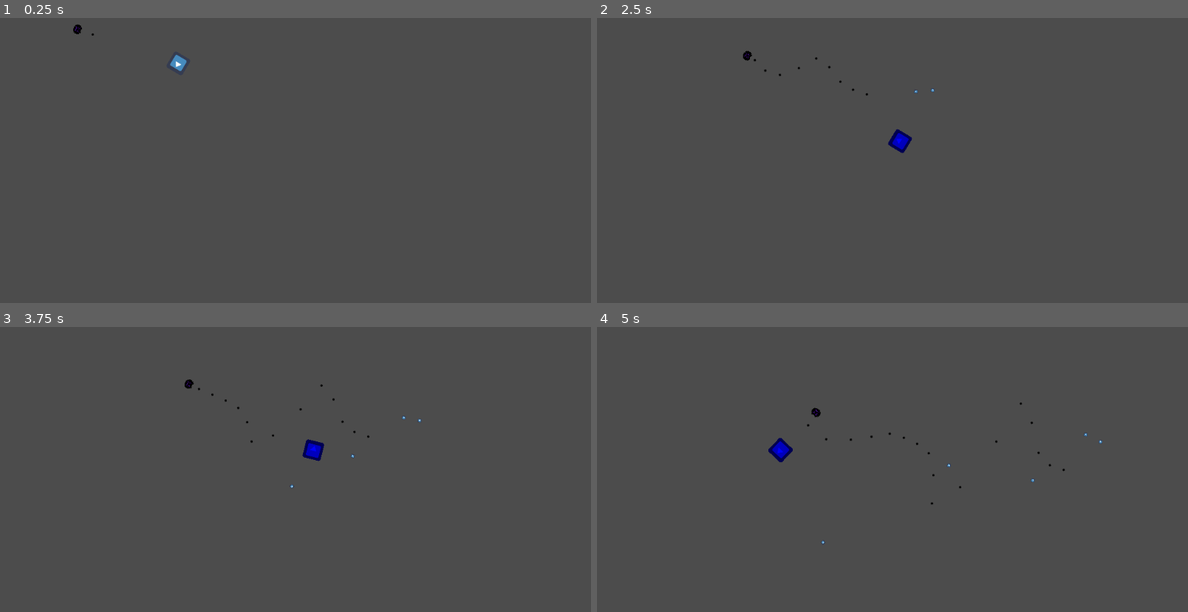
Above: before the commit, frames 1-4 (two rows, left to right).
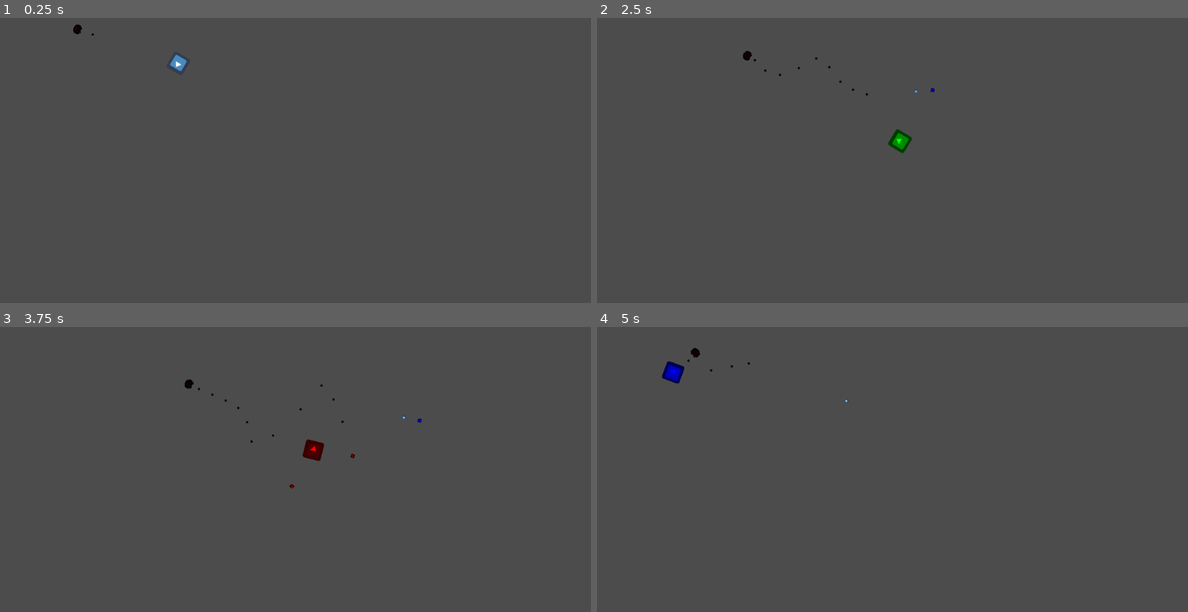
Above: after the commit, the same moments.

Repository: JuanG10/boss
Game: Godot game, scene res://proof of concept.tscn
Two runs of this game, one before a commit and one after it. Both use one fixed random seed, a clock stepped at 60 frames per second and the inputs below. The engine's default icon, where the game draws it, is replaced by a stand-in: a white triangle on a blue panel in a dark square.
Inputs (mouse positions are in pixels of both pictures, inside the frame that each line leads up to):
- Up to frame 1 (0.25 s): no input
- Up to frame 2 (2.5 s): tap Enter (ui_accept) at 0.5, 0.77, 1.07, 1.52, 1.55, 1.82 s; move the mouse to (1022, 112) at 0.52 s; press the mouse at (1022, 112) at 0.53 s; hold D (right) 0.53-1.28 s; tap E (next_color) at 0.6, 2.3 s; move the mouse to (774, 146) at 1.27 s; release the mouse at (774, 146) at 1.28 s; hold S (down) 1.28-2.03 s; click (774, 146) at 1.35 s; move the mouse to (951, 55) at 2.02 s; hold D (right) from 2.03 s (still down); hold Enter (ui_accept) from 2.03 s (still down)
- Up to frame 3 (3.75 s): move the mouse to (265, 509) at 2.77 s; release D (right) at 2.78 s; release Enter (ui_accept) at 2.78 s; hold Up (ui_up) 2.78-3.53 s; tap E (next_color) at 2.85 s; tap Enter (ui_accept) at 3.02, 3.32, 3.5 s; click (265, 509) at 3.05 s; move the mouse to (472, 492) at 3.52 s; press the mouse at (472, 492) at 3.53 s; hold A (left) from 3.53 s (still down)
- Up to frame 4 (5 s): keep holding A (left); tap Enter (ui_accept) at 3.77, 3.8, 4.07, 4.52, 4.82 s; move the mouse to (715, 386) at 4.27 s; release the mouse at (715, 386) at 4.28 s; tap E (next_color) at 4.35 s

The runs differ from the first frame. In frame 1, less than 0.1% of the frame differs, in the area x 12-14%, y 2-6%; in frame 2, 0.2%; in frame 3, 0.2%; in frame 4, 0.6%, in the area x 11-86%, y 7-77%.

Commit message:
colores jugador

Diff:
--- a/Enemies/BasicEnemy/BasicEnemy.gd
+++ b/Enemies/BasicEnemy/BasicEnemy.gd
@@ -5,6 +5,10 @@
 var friction = 0.95
 var target := Vector2.ZERO
 var velocity := Vector2.ZERO
+var rng = RandomNumberGenerator.new()
+var colores = [Color(0, 0, 1),Color(0,1,0),Color(1,0,0),Color(0.937255,0.796078,0.031373)]
+var color_default
+
 
 var health = 45
 var dmg = 20
@@ -17,10 +21,17 @@
 	timer.set_one_shot(true)
 	timer.set_wait_time(.3)
 	add_child(timer)
+	color_default = color_random()
+	$Sprite.modulate = color_default
+
 
 #acá habría que agregar el color y las colisiones
 func initialize(t):
 	player = t
+
+func color_random():
+	rng.randomize()
+	return colores[rng.randi_range(0, 3)]
 
 func _process(delta):
 	target = player.global_position - global_position
@@ -39,7 +50,7 @@
 		queue_free()
 
 func _on_area_entered(area):
-	if area.name == "pBullet":
+	if area.name.findn("pBullet") == 1 && player.modulate_color() == $Sprite.modulate:
 		takeDamage(player.dmg)
 		area.remove()
 	if area.name == player.name:
@@ -47,6 +58,7 @@
 
 func shoot():
 	var b = Bullet.instance()
+	b.color_set(color_default)
 	b.start($Muzzle.global_position, rotation, player, dmg)
 	get_parent().add_child(b)
 	timer.start()
--- a/Enemies/BasicEnemy/BasicEnemy.tscn
+++ b/Enemies/BasicEnemy/BasicEnemy.tscn
@@ -17,3 +17,4 @@
 
 [node name="Muzzle" type="Position2D" parent="."]
 position = Vector2( 8.37688, 0.0590906 )
+[connection signal="area_entered" from="." to="." method="_on_area_entered"]
--- a/Enemies/Bullet.gd
+++ b/Enemies/Bullet.gd
@@ -16,9 +16,16 @@
 	position += velocity
 
 func _on_player_collision(area):
-	if area == player:
-		player.takeDamage(dmg)
-		remove()
+	print($Sprite.modulate == player.modulate_color())
+	#print(area.name , "esto es")
+	#print(player.name)
+	if area.name == "Area2D" && $Sprite.modulate == player.modulate_color():
+			print("entra")
+			player.takeDamage(dmg)
+			remove()
+
+func color_set(un_color):
+	$Sprite.modulate = un_color
 
 func remove():
 	get_parent().remove_child(self)
--- a/Player.gd
+++ b/Player.gd
@@ -9,6 +9,12 @@
 var magnet_radius = 10
 
 var timer = Timer.new()
+
+var colores = [Color(0, 0, 1),Color(0,1,0),Color(1,0,0),Color(0.937255,0.796078,0.031373)]
+var n      = 0
+var color_activado = false
+
+
 
 func _ready():
 	timer.set_one_shot(true)
@@ -24,7 +30,9 @@
 	if Input.is_action_just_pressed("next_color"):
 		collision_layer = 2
 		collision_mask  = 2
-		$Sprite.modulate = Color(0, 0, 1) # blue shade
+		next_color() # blue shade
+	if Input.is_action_just_pressed("previous_color"):
+		previous_color()
 	if Input.is_action_pressed("shoot"):
 		if(timer.is_stopped()):
 			shoot()
@@ -44,6 +52,33 @@
 
 func shoot():
 	var b = Bullet.instance()
+	if(color_activado):
+		b.modulate = colores[n-1]
 	b.start($Muzzle.global_position, rotation)
 	get_parent().add_child(b)
 	timer.start()
+
+
+func modulate_color():
+	 return $Sprite.modulate
+
+
+func next_color():
+	if(n < colores.size()):
+		$Sprite.modulate = colores[n]
+		n = n +1
+	else:
+		n = 0
+		$Sprite.modulate = colores[n]
+		n = n + 1
+	color_activado = true
+
+func previous_color():
+	if(n >= 0):
+		n = n - 1
+		$Sprite.modulate = colores[n-1]
+	else:
+		n = 3
+		$Sprite.modulate = colores[n]
+		n = n -1
+	color_activado = true
--- a/Player/Bullet.gd
+++ b/Player/Bullet.gd
@@ -8,6 +8,8 @@
 	position = pos
 	velocity = Vector2(speed, 0).rotated(rotation)
 
+
+
 func _physics_process(_delta):
 	position += velocity
 
--- a/Player/Player.gd
+++ b/Player/Player.gd
@@ -1,6 +1,6 @@
 extends Area2D
 
-var Bullet = preload("res://Bullet.tscn")
+var Bullet = preload("res:")
 
 var speed = 3
 var atk_speed = .5
